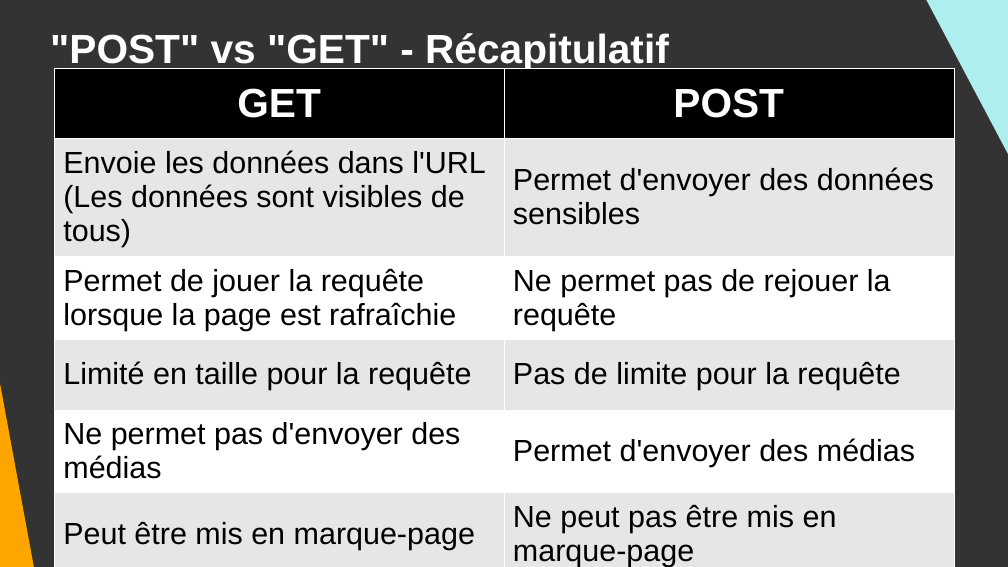
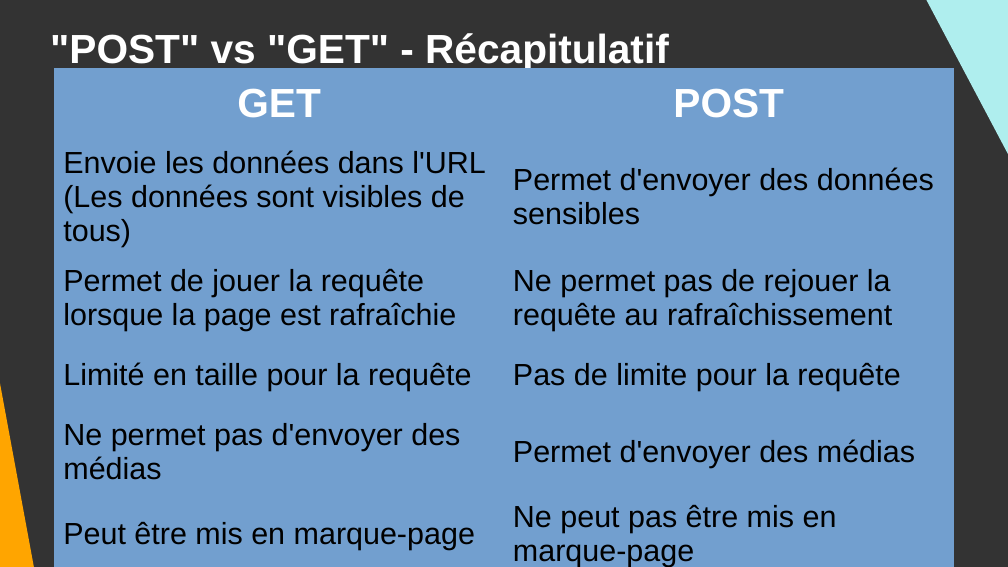
Before and after one commit to DanYellow/cours, a slide deck: slide 16 of integration-web-s1/travaux-pratiques/numero-3/presentation.odp. Drawn at 1008x567 pixels with LibreOffice and Linux fonts; fonts in the diff are those of the drawing. Boxes give left, top, right and bottom in pixels: in the first picture for what was removed or moved away, otherwise in the second. Text is boxed around its words. In the diff, an @@ line names an element or a change of style, - is before the commit and + after.

```diff
--- a/integration-web-s1/travaux-pratiques/numero-3/presentation.odp
+++ b/integration-web-s1/travaux-pratiques/numero-3/presentation.odp
@@ table at box(54, 69, 954, 567) @@
-row 3, column 2: Ne permet pas de rejouer la requête
+row 3, column 2: Ne permet pas de rejouer la requête au rafraîchissement
@@ fill #000000 to #729FCF in row 1 @@
@@ fill #E6E6E6 to #729FCF in 6 cells @@
@@ fill #FFFFFF to #729FCF in 4 cells @@
@@ borders changed @@
```
Also in this commit, not shown: 2 slides added, 2 other files.
